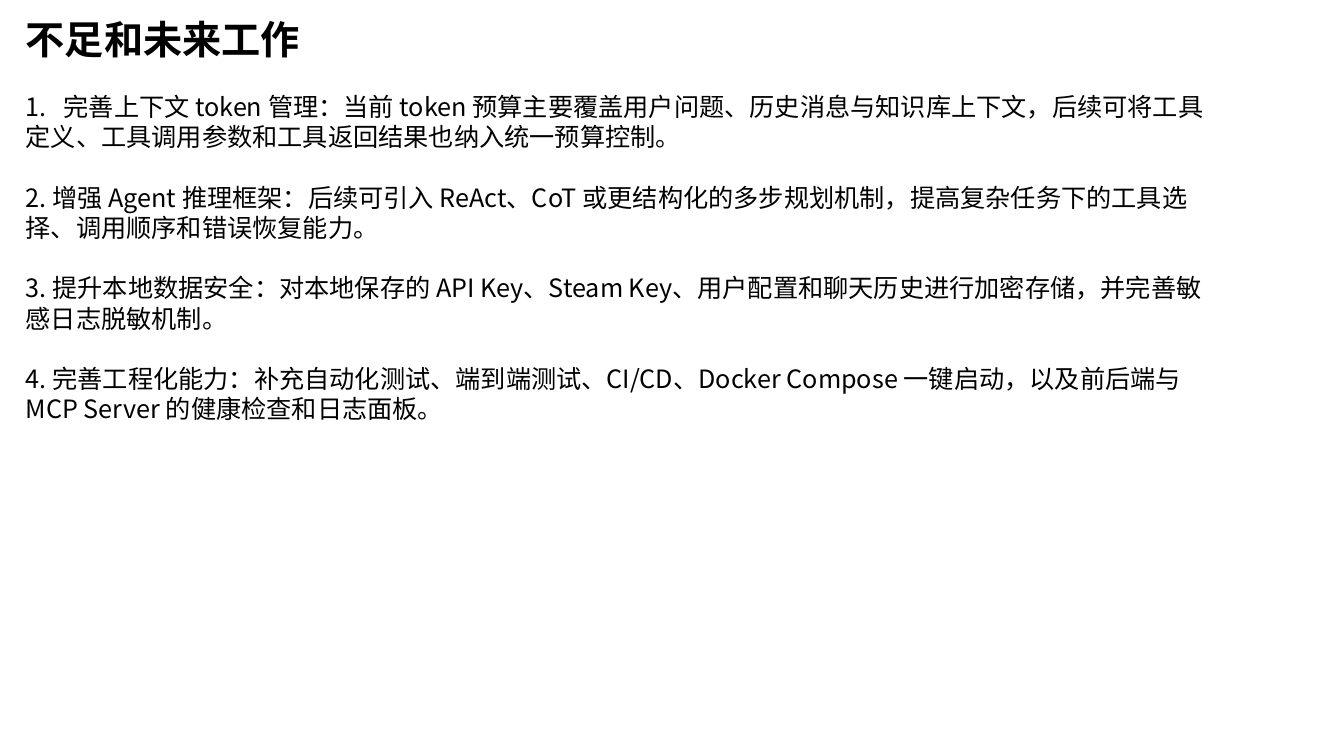
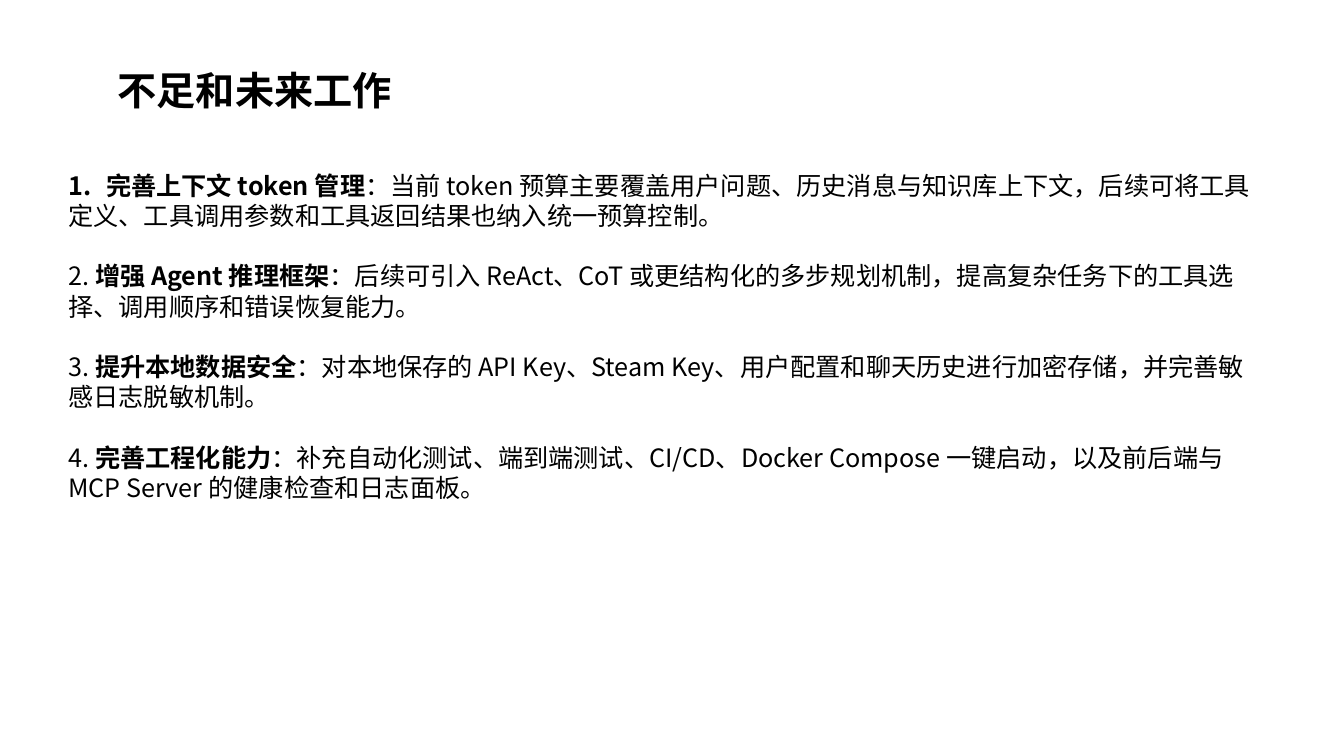
Before and after one commit to shaochang123/SteamGenieAgent, a slide deck: slide 8 of ppt.pptx (slide 6 before the commit). Drawn at 1344x756 pixels with LibreOffice and Linux fonts; fonts in the diff are those of the drawing. Boxes give left, top, right and bottom in pixels: in the first picture for what was removed or moved away, otherwise in the second. Text is boxed around its words. In the diff, an @@ line names an element or a change of style, - is before the commit and + after.

```diff
--- a/ppt.pptx
+++ b/ppt.pptx
@@ text "不足和未来工作": place and size @@
-text "不足和未来工作" at box(26, 20, 300, 58)
+text "不足和未来工作" at box(118, 71, 392, 109)
@@ text "完善上下文 token 管理：当前 token 预算主要覆盖用户问题、历史消息与知识库上下文，后续可将工具": place and size @@
-text "完善上下文 token 管理：当前 token 预算主要覆盖用户问题、历史消息与知识库上下文，后续可将工具" at box(26, 94, 1203, 420)
+text "完善上下文 token 管理：当前 token 预算主要覆盖用户问题、历史消息与知识库上下文，后续可将工具" at box(68, 173, 1250, 499)
@@ text at box(68, 173, 1250, 473): bold on in "完善上下文 token 管理：当前", "增强 Agent 推理框架：后续可引入", "提升本地数据安全：对本地保存的", "完善工程化能力：补充自动化测试、端到端测试、CI/CD、Docker" @@
```
Also in this commit, not shown: 5 other slides changed, 2 slides added.
